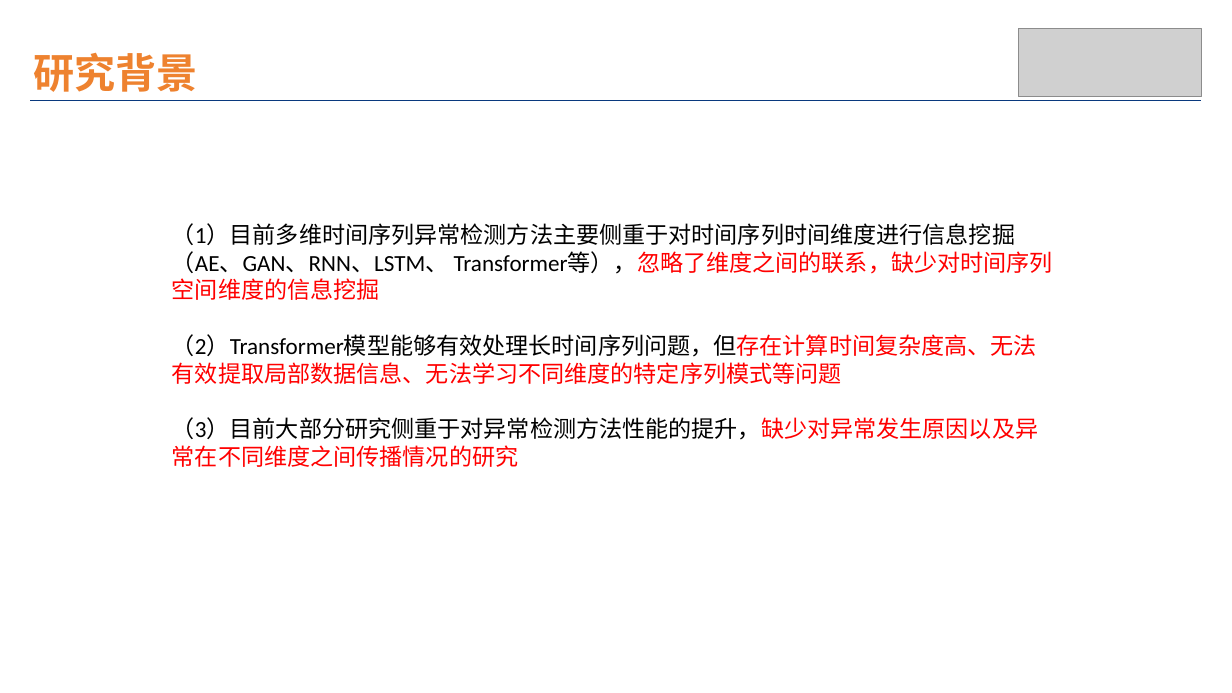
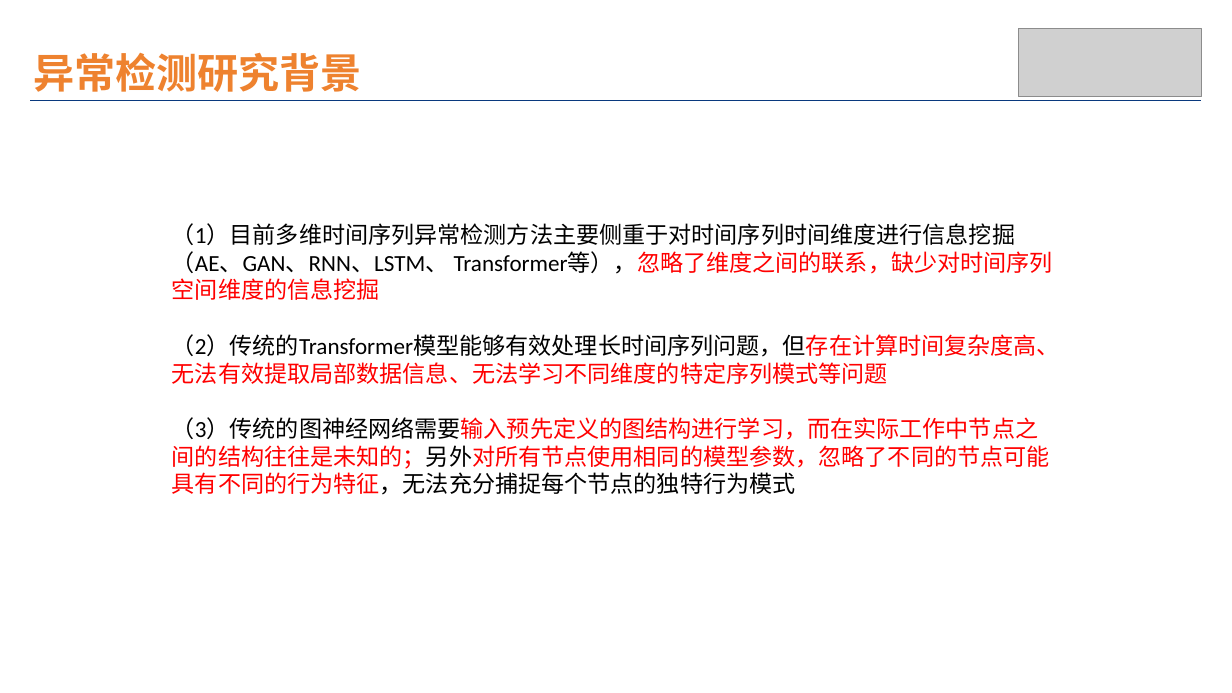
Before and after one commit to wuchenhu98/lunwen, a slide deck: slide 11 of 论文插图.pptx (slide 12 before the commit). Drawn at 1232x693 pixels with LibreOffice and Linux fonts; fonts in the diff are those of the drawing; grey boxes stand for pictures. Boxes give left, top, right and bottom in pixels: in the first picture for what was removed or moved away, otherwise in the second. Text is boxed around its words. In the diff, an @@ line names an element or a change of style, - is before the commit and + after.

```diff
--- a/论文插图.pptx
+++ b/论文插图.pptx
@@ text at box(33, 52, 362, 92): text changed @@
-研究背景
+异常检测研究背景
@@ text at box(172, 334, 1060, 495): text changed @@
-（2）Transformer模型能够有效处理长时间序列问题，但存在计算时间复杂度高、无法有效提取局部数据信息、无法学习不同维度的特定序列模式等问题
-（3）目前大部分研究侧重于对异常检测方法性能的提升，缺少对异常发生原因以及异常在不同维度之间传播情况的研究
+（2）传统的Transformer模型能够有效处理长时间序列问题，但存在计算时间复杂度高、无法有效提取局部数据信息、无法学习不同维度的特定序列模式等问题
+（3）传统的图神经网络需要输入预先定义的图结构进行学习，而在实际工作中节点之间的结构往往是未知的；另外对所有节点使用相同的模型参数，忽略了不同的节点可能具有不同的行为特征，无法充分捕捉每个节点的独特行为模式
```
Also in this commit, not shown: 3 slides added, 1 slide removed.
